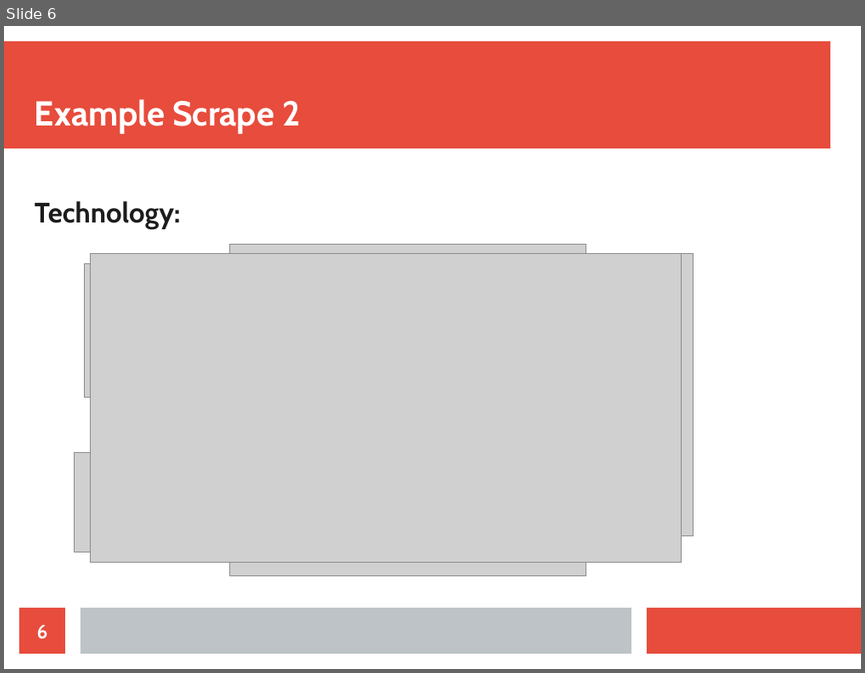
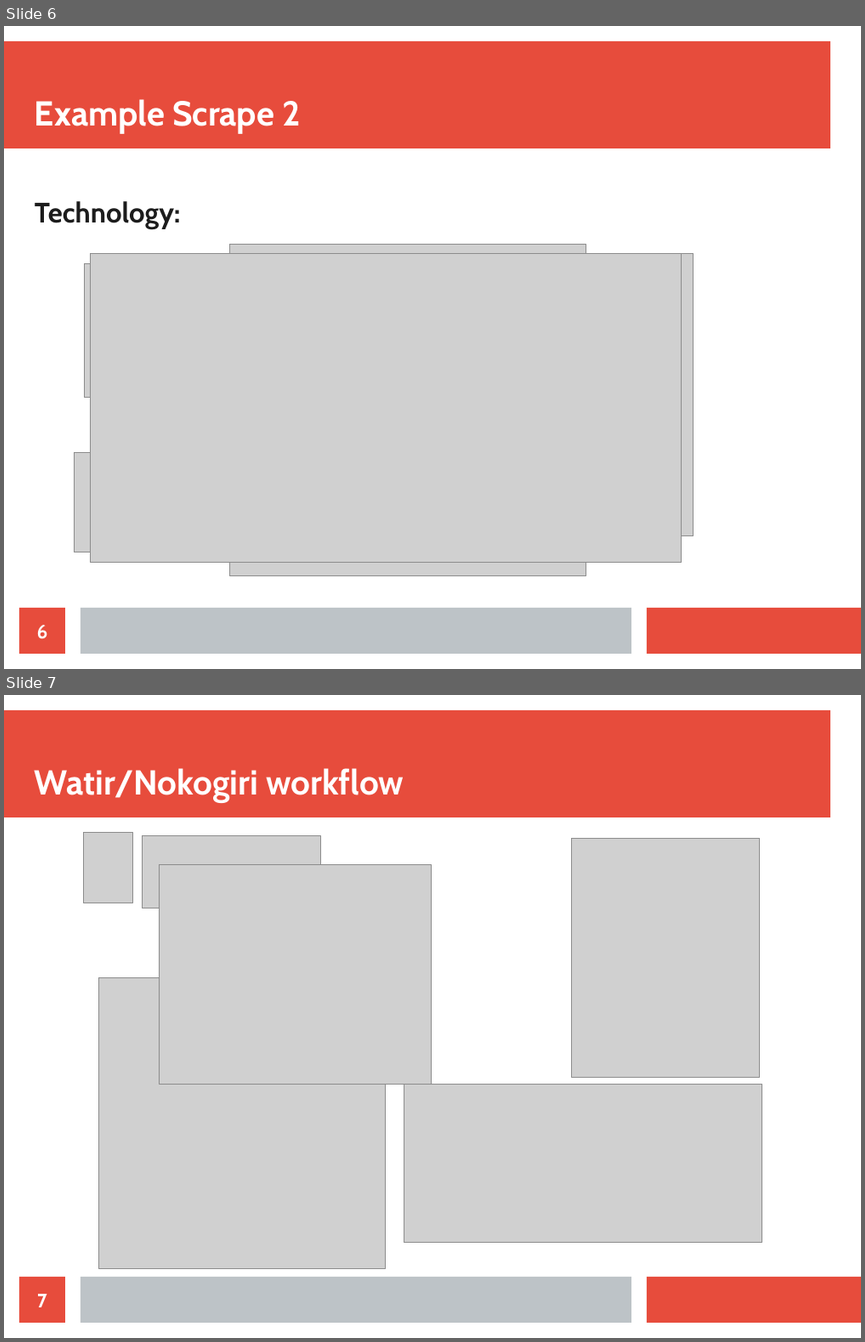
Before and after one commit to Lewington-pitsos/web_scraping_presentation, a slide deck: web_scraping.odp. Shown one above the other, each under a label of ours: slide 6 before the commit, slides 6 and 7 after it. The pictures are 865x673 and 865x1342 pixels, drawn with LibreOffice and Linux fonts; fonts in the diff are those of the drawing; grey boxes stand for pictures. Boxes give left, top, right and bottom in pixels: in the first picture for what was removed or moved away, otherwise in the second. Text is boxed around its words. In the diff, an @@ line names an element or a change of style, - is before the commit and + after.

```diff
--- a/web_scraping.odp
+++ b/web_scraping.odp
@@ slide 7 added at bbox=[4, 695, 861, 1338], background #FFFFFF; not listed: 3 template elements that a slide beside it also shows @@
@@ title added at bbox=[35, 768, 404, 803], 32 pt, text #FFFFFF, bold @@
+Watir/Nokogiri workflow
@@ picture added at bbox=[83, 832, 132, 903] @@
@@ picture added at bbox=[143, 836, 320, 908] @@
@@ picture added at bbox=[572, 838, 760, 1077] @@
@@ picture added at bbox=[160, 864, 431, 1084] @@
@@ picture added at bbox=[99, 977, 385, 1268] @@
@@ picture added at bbox=[404, 1084, 761, 1242] @@
@@ page number added at bbox=[19, 1276, 65, 1322], fill #E74C3C, 18 pt, text #FFFFFF, bold @@
+7
```
Also in this commit, not shown: 2 slides changed, 4 other slides added, 1 slide removed, 8 other files.
